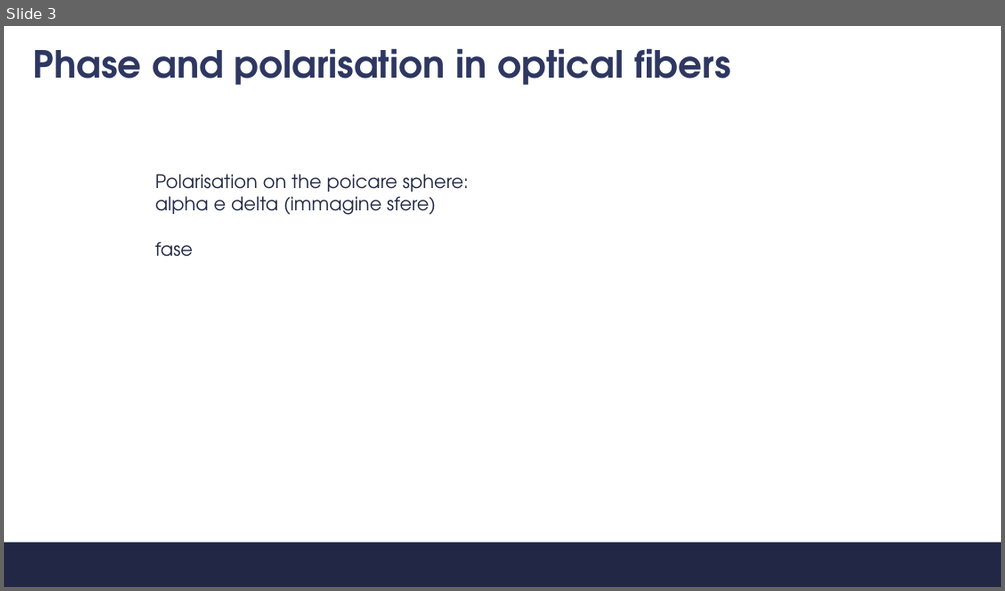
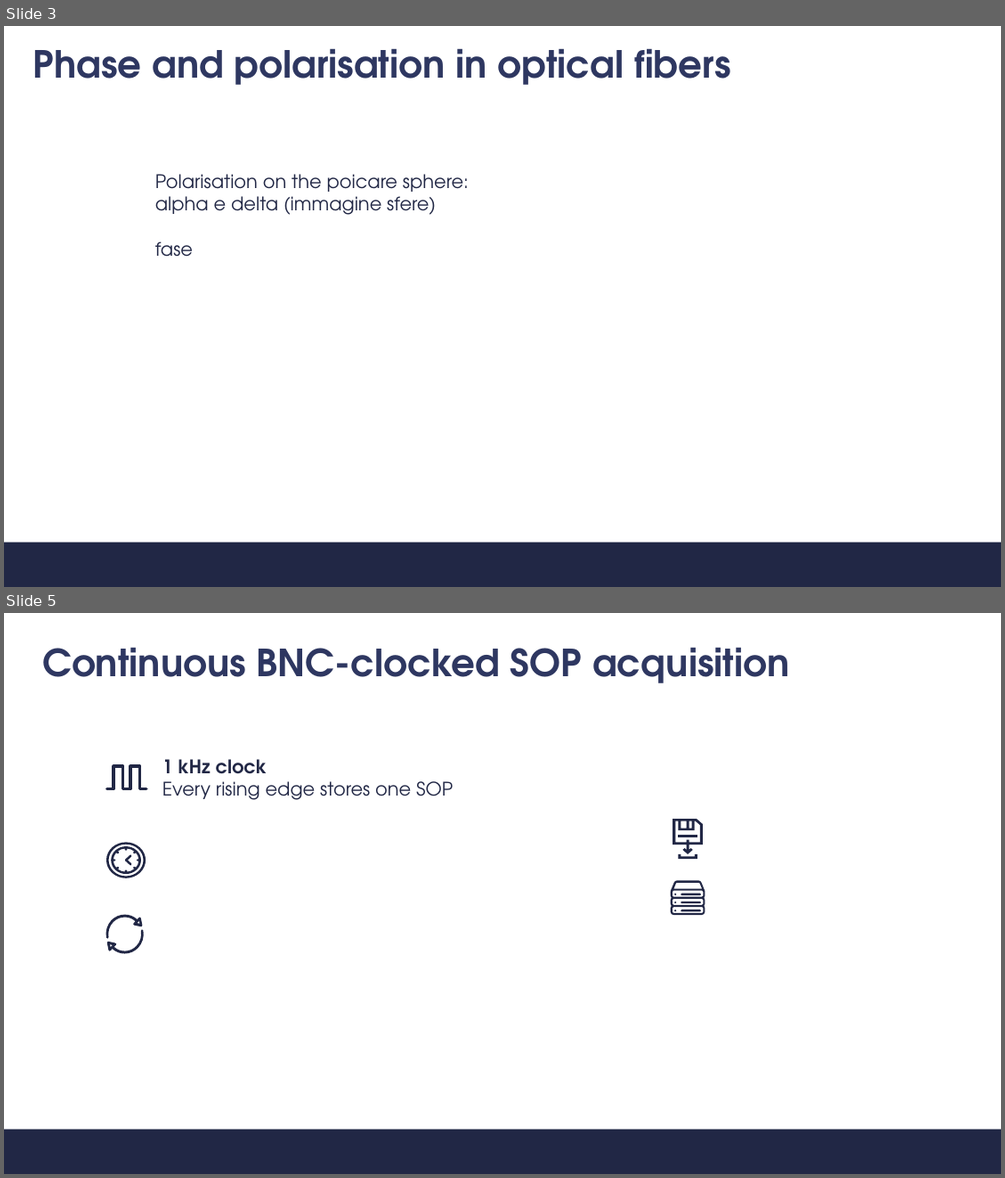
Before and after one commit to s347960/Presentazione, a slide deck: Discussione.pptx. Shown one above the other, each under a label of ours: slide 3 before the commit, slides 3 and 5 after it; the slides between them are not shown. The pictures are 1005x591 and 1005x1178 pixels, drawn with LibreOffice and Linux fonts; fonts in the diff are those of the drawing; background and template pictures are left out. Boxes give left, top, right and bottom in pixels: in the first picture for what was removed or moved away, otherwise in the second. Text is boxed around its words. In the diff, an @@ line names an element or a change of style, - is before the commit and + after.

```diff
--- a/Discussione.pptx
+++ b/Discussione.pptx
@@ slide 5 added at bbox=[4, 613, 1001, 1174], background #FFFFFF; not listed: 1 template element that a slide beside it also shows @@
@@ title added at bbox=[42, 647, 789, 683], 36 pt, text #2E3761, bold @@
+Continuous BNC-clocked SOP acquisition
@@ freeform shape added at bbox=[107, 766, 146, 788], outline #212745 3.06 pt @@
@@ text added at bbox=[162, 759, 453, 800], 18 pt, text #212745 @@
+1 kHz clock
+Every rising edge stores one SOP
@@ freeform shape added at bbox=[672, 819, 703, 854], fill #212745 @@
@@ freeform shape added at bbox=[106, 842, 146, 877], fill #212745 @@
@@ freeform shape added at bbox=[111, 846, 141, 874], fill #212745 @@
@@ freeform shape added at bbox=[679, 835, 698, 837], fill #212745 @@
@@ freeform shape added at bbox=[125, 854, 133, 865], fill #212745 @@
@@ freeform shape added at bbox=[679, 854, 698, 859], fill #212745 @@
@@ freeform shape added at bbox=[105, 915, 142, 938], fill #212745 @@
@@ freeform shape added at bbox=[107, 929, 145, 953], fill #212745 @@
@@ group added at bbox=[671, 881, 704, 915]: 7 freeform shapes @@
```
Also in this commit, not shown: 4 slides changed, 6 other slides added, 6 slides removed, 6 other files.
